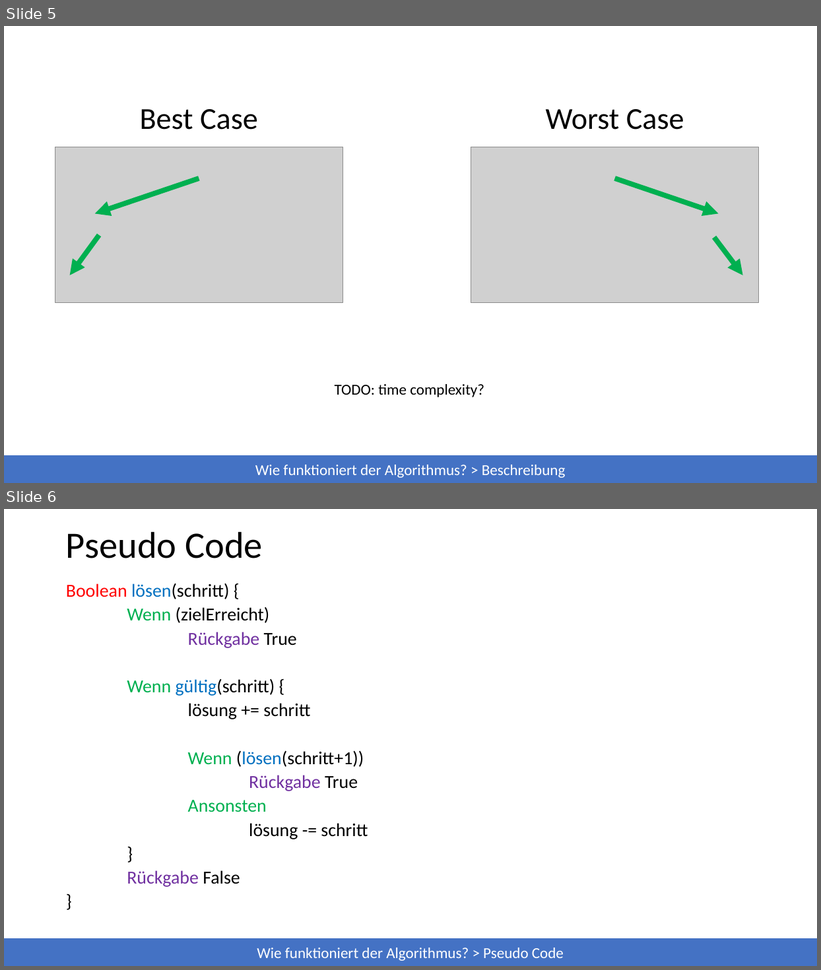
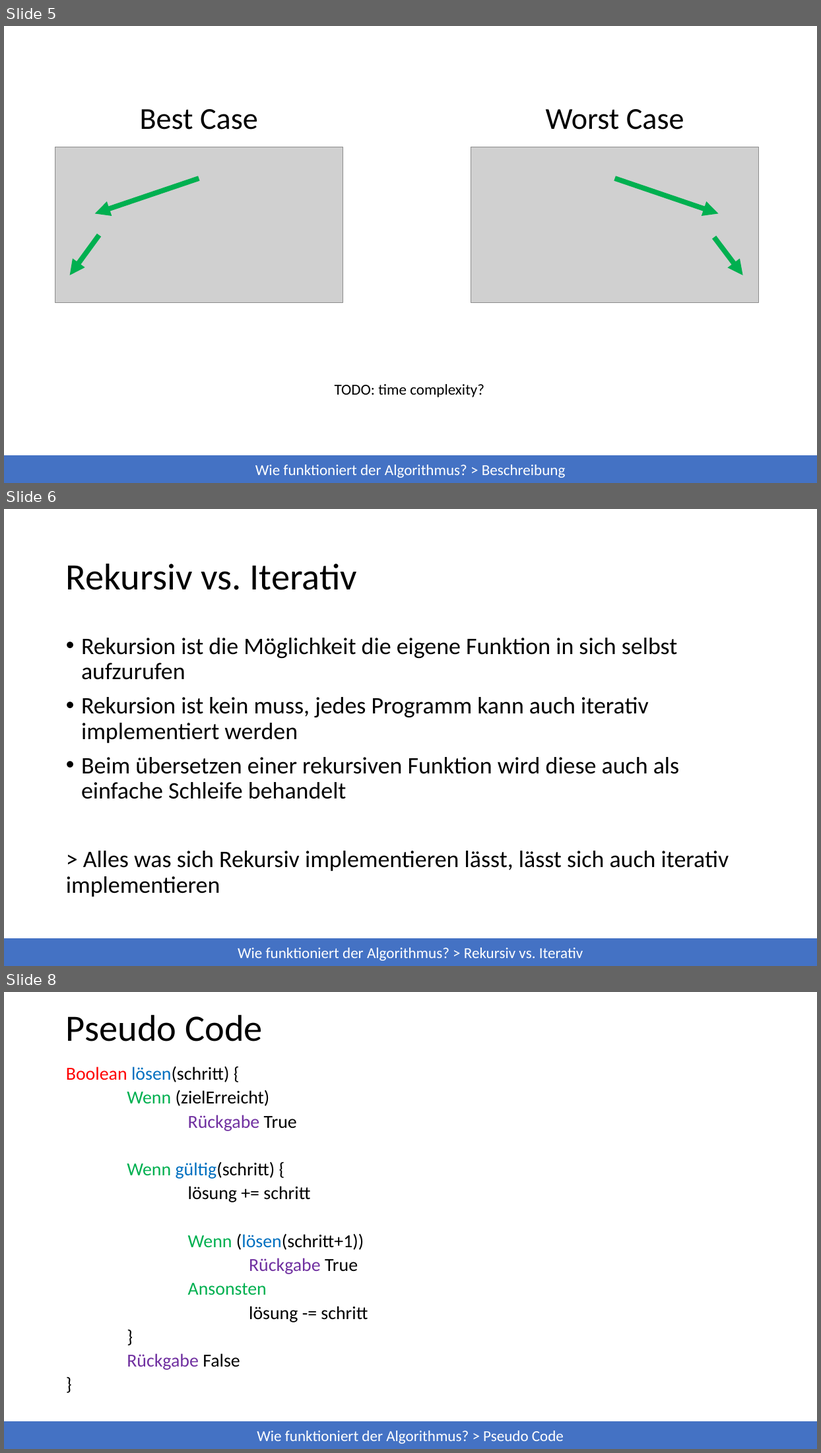
Before and after one commit to 7rebux/backtracking, a slide deck: _presentation/main.pptx. Shown one above the other, each under a label of ours: slides 5 and 6 before the commit, slides 5, 6 and 8 after it; the slides between them are not shown. The pictures are 821x970 and 821x1453 pixels, drawn with LibreOffice and Linux fonts; fonts in the diff are those of the drawing; grey boxes stand for pictures. Boxes give left, top, right and bottom in pixels: in the first picture for what was removed or moved away, otherwise in the second. Text is boxed around its words. In the diff, an @@ line names an element or a change of style, - is before the commit and + after.

```diff
--- a/_presentation/main.pptx
+++ b/_presentation/main.pptx
@@ slide 6 added at (4, 509, 817, 966), background #FFFFFF @@
@@ title added at (66, 563, 358, 590), 44 pt, text #000000 @@
+Rekursiv vs. Iterativ
@@ text added at (66, 638, 729, 897), 28 pt, text #000000 @@
+• Rekursion ist die Möglichkeit die eigene Funktion in sich selbst aufzurufen
+• Rekursion ist kein muss, jedes Programm kann auch iterativ implementiert werden
+• Beim übersetzen einer rekursiven Funktion wird diese auch als einfache Schleife behandelt
+> Alles was sich Rekursiv implementieren lässt, lässt sich auch iterativ implementieren
@@ rectangle added at (4, 939, 817, 966), fill #4472C4, 18 pt, text #FFFFFF @@
+Wie funktioniert der Algorithmus? > Rekursiv vs. Iterativ
@@ what was slide 6 is now slide 8 @@
```
Also in this commit, not shown: 7 slides changed, 8 other slides added, 8 other files.
